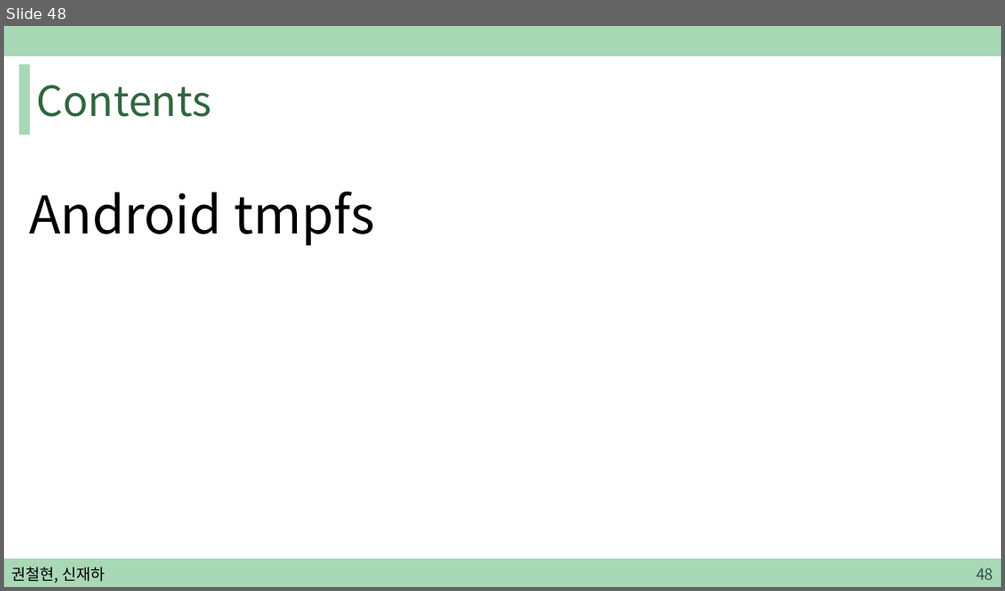
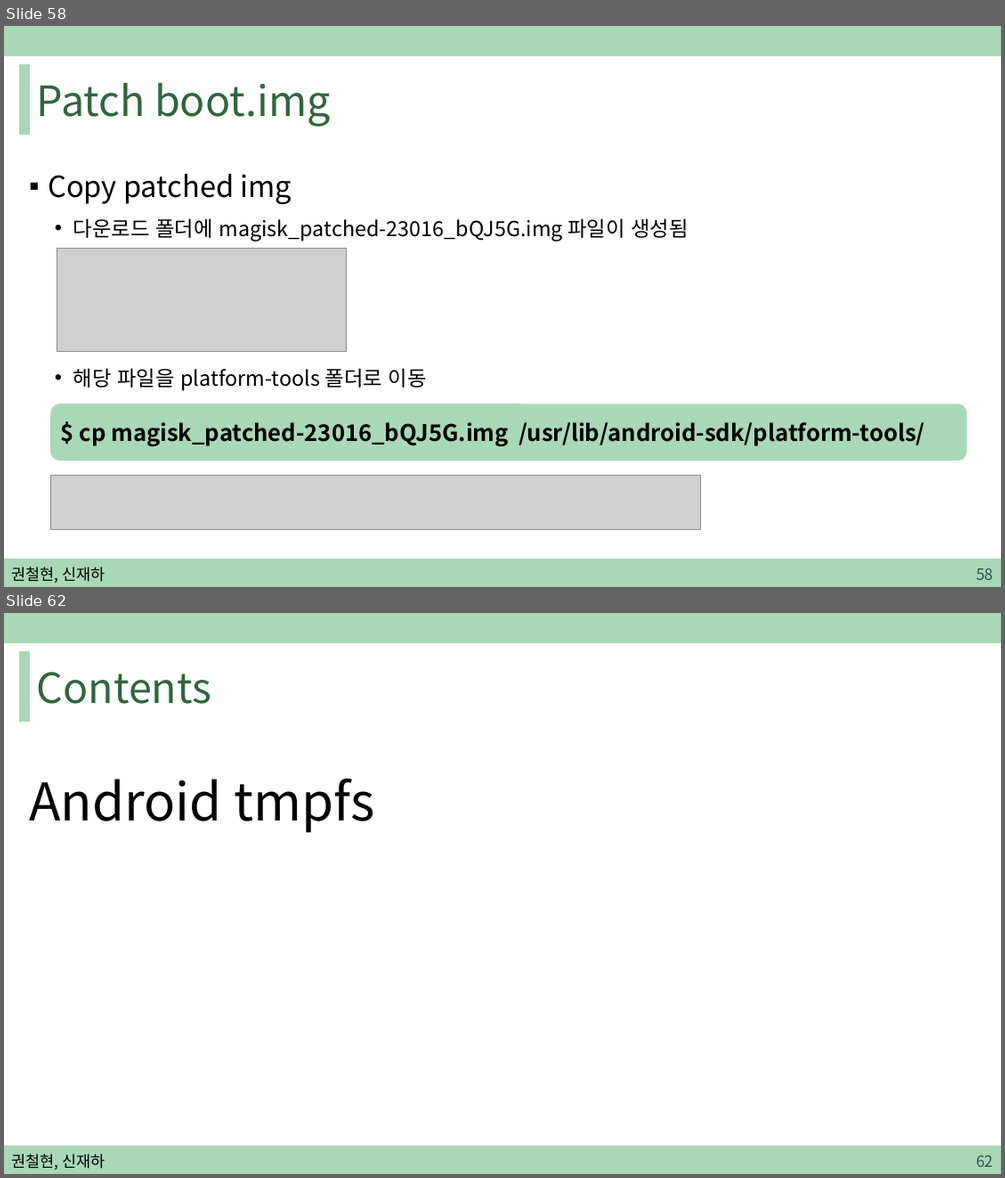
Before and after one commit to sjh4287/capston, a slide deck: 2022.02.18/권철현,신재하.pptx. Shown one above the other, each under a label of ours: slide 48 before the commit, slides 58 and 62 after it; the slides between them are not shown. The pictures are 1005x591 and 1005x1178 pixels, drawn with LibreOffice and Linux fonts; fonts in the diff are those of the drawing; grey boxes stand for pictures. Boxes give left, top, right and bottom in pixels: in the first picture for what was removed or moved away, otherwise in the second. Text is boxed around its words. In the diff, an @@ line names an element or a change of style, - is before the commit and + after.

```diff
--- a/2022.02.18/권철현,신재하.pptx
+++ b/2022.02.18/권철현,신재하.pptx
@@ slide 58 added at (4,26,1001,587), background #FFFFFF; not listed: 3 template elements that a slide beside it also shows @@
@@ title added at (37,83,331,127), 40 pt, text #2F663E @@
+Patch boot.img
@@ text added at (48,174,688,391), 20 pt, text #000000 @@
+▪ Copy patched img
+  • 다운로드 폴더에 magisk_patched-23016_bQJ5G.img 파일이 생성됨
+  • 해당 파일을 platform-tools 폴더로 이동
@@ picture added at (57,248,347,351) @@
@@ rounded rectangle added at (50,403,967,460), fill #A9D8B7, 22 pt, text #000000, bold @@
+$ cp magisk_patched-23016_bQJ5G.img /usr/lib/android-sdk/platform-tools/
@@ picture added at (50,475,701,529) @@
@@ text added at (11,566,105,582), 15 pt, text #000000 @@
+권철현, 신재하
@@ page number added at (976,568,993,580), 15 pt, text #305250 @@
+58
@@ what was slide 48 is now slide 62 @@
@@ page number at (976,1155,993,1167): text changed @@
-48
+62
```
Also in this commit, not shown: 3 slides changed, 16 other slides added, 1 slide removed.
